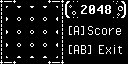
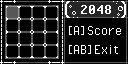
Comparing the layer stacks of the two (128, 64) images. Changes:
renamed "[AB] Exit" to "[AB]Exit", painted on it over [left=95, top=45, right=122, bottom=54]
added layer "图层 21" (34%) in group "game_area" over [left=6, top=6, right=19, bottom=19]
